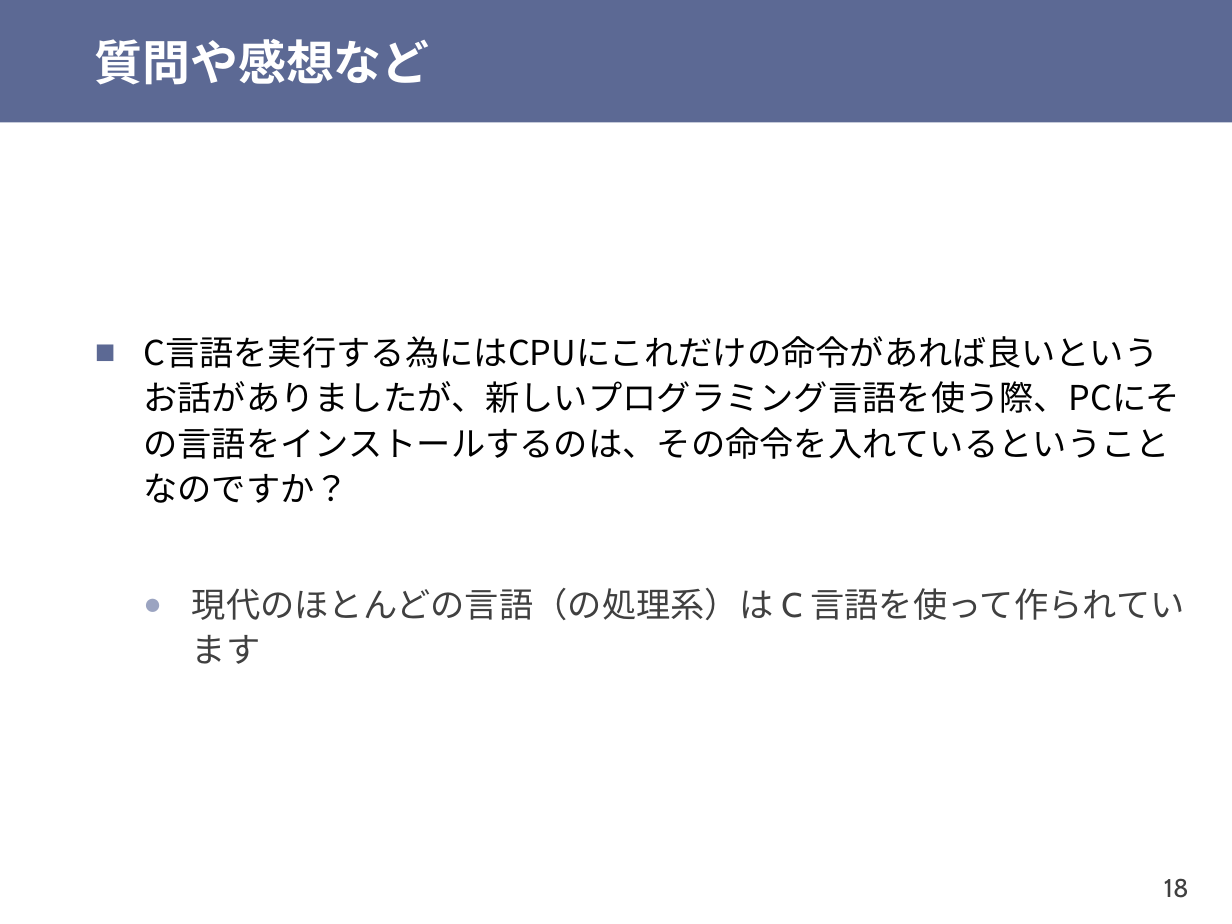
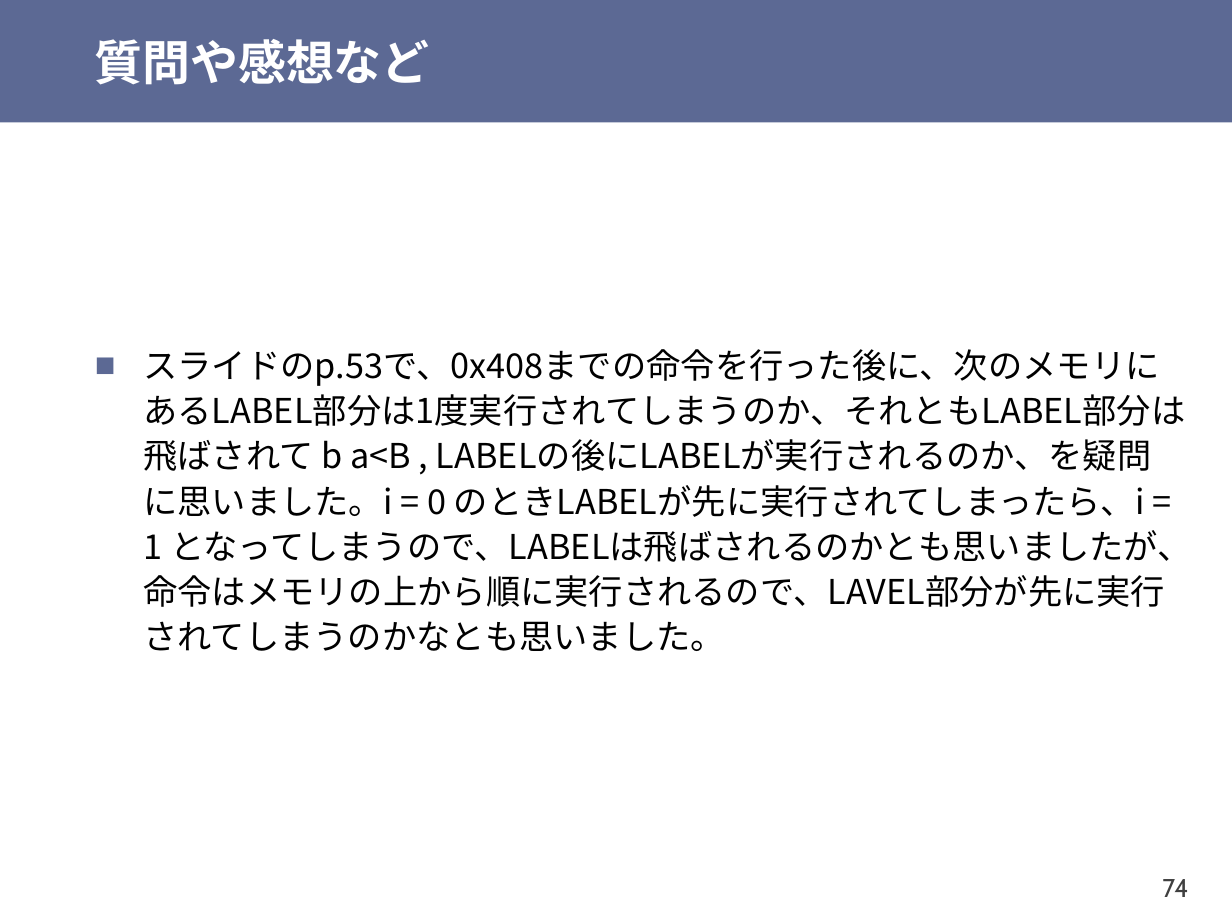
Before and after one commit to shioyadan/otya-computer-architecture-i, a slide deck: slide 74 of cai-shioya-03.pptx (slide 18 before the commit). Drawn at 1232x924 pixels with LibreOffice and Linux fonts; fonts in the diff are those of the drawing. Boxes give left, top, right and bottom in pixels: in the first picture for what was removed or moved away, otherwise in the second. Text is boxed around its words. In the diff, an @@ line names an element or a change of style, - is before the commit and + after.

```diff
--- a/cai-shioya-03.pptx
+++ b/cai-shioya-03.pptx
@@ text at (x1=143, y1=349, x2=1192, y2=651): text changed @@
-■ C言語を実行する為にはCPUにこれだけの命令があれば良いというお話がありましたが、新しいプログラミング言語を使う際、PCにその言語をインストールするのは、その命令を入れているということなのですか？
-  ● 現代のほとんどの言語（の処理系）は C 言語を使って作られています
+■ スライドのp.53で、0x408までの命令を行った後に、次のメモリにあるLABEL部分は1度実行されてしまうのか、それともLABEL部分は飛ばされて b a<B , LABELの後にLABELが実行されるのか、を疑問に思いました。i = 0 のときLABELが先に実行されてしまったら、i = 1 となってしまうので、LABELは飛ばされるのかとも思いましたが、命令はメモリの上から順に実行されるので、LAVEL部分が先に実行されてしまうのかなとも思いました。
@@ page number at (x1=1162, y1=879, x2=1188, y2=897): text changed @@
-18
+74
```
Also in this commit, not shown: 18 other slides changed, 27 slides added, 24 slides removed, 1 other file.
